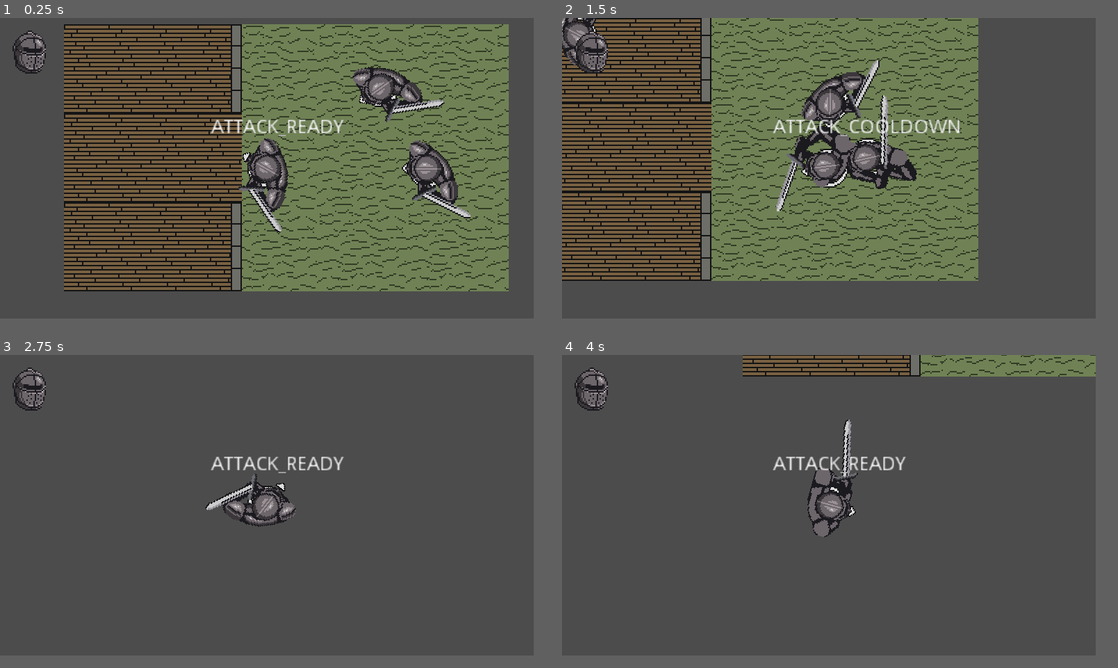
Above: before the commit, frames 1-4 (two rows, left to right).
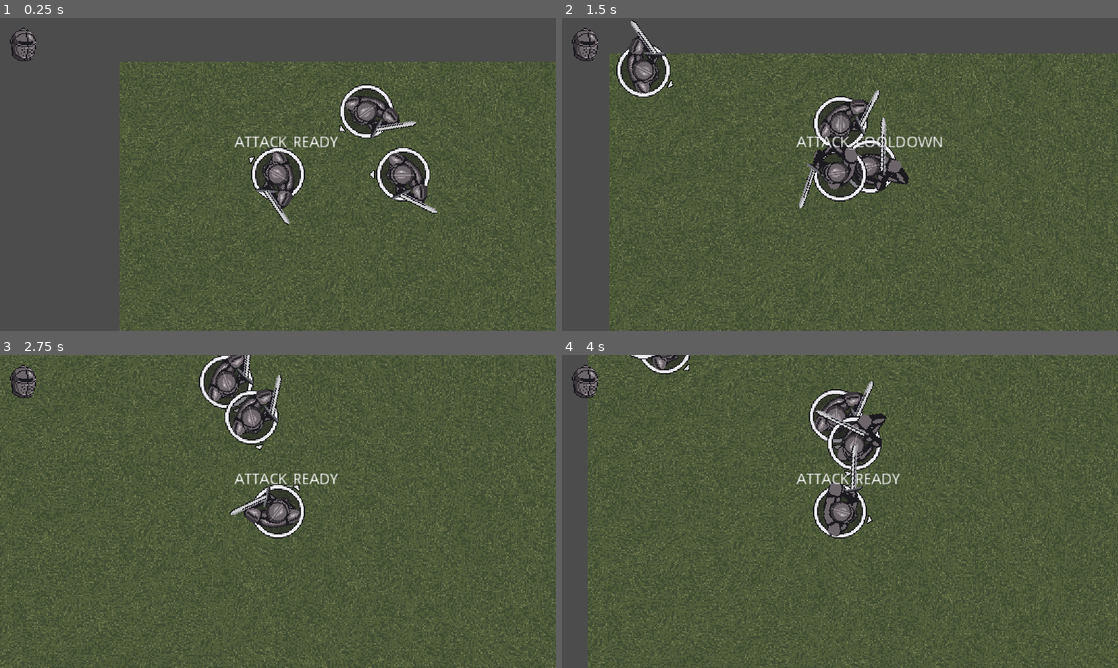
Above: after the commit, the same moments.

Repository: BGuerrero825/Slasher
Game: Godot game, scene res://Base.tscn
The game is run twice, just before and just after one commit, with the same random seed, the same clock (stepped at 60 frames per second) and the same inputs.
Inputs (mouse positions are in pixels of both pictures, inside the frame that each line leads up to):
- Up to frame 1 (0.25 s): no input
- Up to frame 2 (1.5 s): move the mouse to (945, 152) at 0.52 s; hold D (move_right) 0.53-1.28 s; tap 5 (5) at 0.6 s; right-click (945, 152) at 0.8 s; move the mouse to (723, 183) at 1.27 s; hold S (move_down) from 1.28 s (still down); right-click (723, 183) at 1.35 s
- Up to frame 3 (2.75 s): tap Space (dodge) at 1.55, 2.1 s; move the mouse to (322, 439) at 2.02 s; release S (move_down) at 2.03 s; hold D (move_right) from 2.03 s (still down); tap 5 (5) at 2.3 s
- Up to frame 4 (4 s): move the mouse to (801, 564) at 2.77 s; release D (move_right) at 2.78 s; hold Up (move_up) 2.78-3.53 s; tap 5 (5) at 2.85 s; right-click (801, 564) at 3.05 s; move the mouse to (990, 549) at 3.52 s; press the mouse at (990, 549) at 3.53 s; hold A (move_left) from 3.53 s (still down); tap Space (dodge) at 3.8 s
In our replay, the window is 768x432 before the commit and 800x450 after it. These sizes can differ from the game's own. Grey fills any space a smaller window leaves; there, only what the larger window draws over its background counts as a difference.

The runs differ from the first frame. In frame 1, 69% of the frame differs, in the area x 1-100%, y 2-100%; in frame 2, 70%, in the area x 0-100%, y 0-100%; in frame 3, 44%; in frame 4, 44%.

Commit message:
anim fixes and standardization

Diff:
--- a/Base.tscn
+++ b/Base.tscn
@@ -1,6 +1,6 @@
 [gd_scene load_steps=5 format=2]
 
-[ext_resource path="res://art/temp_background.png" type="Texture" id=1]
+[ext_resource path="res://art/grass_background.png" type="Texture" id=1]
 [ext_resource path="res://objects/npc.tscn" type="PackedScene" id=2]
 [ext_resource path="res://objects/player.tscn" type="PackedScene" id=3]
 [ext_resource path="res://art/helmet1_icon.png" type="Texture" id=4]
--- a/code/player.gd
+++ b/code/player.gd
@@ -25,7 +25,7 @@
 
 export var DODGE_TIMER = 0.15
 export var DODGE_COOLDOWN_TIME := 1.0
-export var DODGE_IMPULSE := 80_000
+export var DODGE_IMPULSE := 400
 
 enum {ATTACK_READY, LIGHT_WINDUP, HEAVY_WINDUP, LIGHT_ATTACKING,
 		HEAVY_ATTACKING, ATTACK_COOLDOWN, PARRY, KNOCKBACK, DODGE}
@@ -46,13 +46,12 @@
 var dodge_vel := Vector2(0.0, 0.0)
 
 onready var center = $center
-onready var animation = $center/AnimationPlayer
+onready var animation = $AnimationPlayer
 
 func _ready():
 	$"/root/Global".register_player(self)
 
 func _process(delta):
-
 	# COMBAT CODE
 	match current_state:
 		ATTACK_READY:
@@ -117,7 +116,7 @@
 			$debug_state.text = 'DODGE'
 			animation.play("Dodge")
 			if dodge_allowed:
-				velocity = velocity.normalized() * DODGE_IMPULSE * delta
+				velocity = velocity.normalized() * DODGE_IMPULSE
 
 			movement_allowed = false
 			dodge_allowed = false
@@ -127,7 +126,7 @@
 			if not $dodge_cooldown_timer.time_left > 0:
 				$dodge_cooldown_timer.start(DODGE_COOLDOWN_TIME)
 
-
+	#debug code for spawning an enemy
 	if Input.is_action_just_released("5"):
 		var new_NPC = NEW_NPC.instance()
 		get_tree().get_root().add_child(new_NPC)
@@ -191,7 +190,7 @@
 		print("BLOCKED ATTACK WITH I FRAME")
 
 	if player_health <= 0:
-		print("PLAYER IS FUCKING DEAD")
+		print("PLAYER IS DEAD. (just block lul)")
 
 
 func _on_blockbox_blocked_attack():
--- a/objects/npc.tscn
+++ b/objects/npc.tscn
@@ -1,15 +1,16 @@
-[gd_scene load_steps=10 format=2]
+[gd_scene load_steps=11 format=2]
 
-[ext_resource path="res://art/character_plate.png" type="Texture" id=1]
+[ext_resource path="res://art/base.png" type="Texture" id=1]
 [ext_resource path="res://art/direction_indicator.png" type="Texture" id=2]
 [ext_resource path="res://code/npc.gd" type="Script" id=3]
 [ext_resource path="res://code/hurtbox.gd" type="Script" id=4]
 [ext_resource path="res://art/knight.png" type="Texture" id=5]
+[ext_resource path="res://art/shadow.png" type="Texture" id=6]
 
-[sub_resource type="CircleShape2D" id=1]
+[sub_resource type="RectangleShape2D" id=1]
+extents = Vector2( 16, 24 )
 
-[sub_resource type="RectangleShape2D" id=2]
-extents = Vector2( 16, 24 )
+[sub_resource type="CircleShape2D" id=2]
 
 [sub_resource type="CircleShape2D" id=3]
 
@@ -43,16 +44,17 @@
 [node name="npc" type="KinematicBody2D"]
 script = ExtResource( 3 )
 
-[node name="CollisionShape2D" type="CollisionShape2D" parent="."]
-shape = SubResource( 1 )
+[node name="base" type="Sprite" parent="."]
+texture = ExtResource( 1 )
 
-[node name="character_plate" type="Sprite" parent="."]
-texture = ExtResource( 1 )
+[node name="Sprite" type="Sprite" parent="base"]
+show_behind_parent = true
+texture = ExtResource( 6 )
 
 [node name="center" type="Position2D" parent="."]
 
-[node name="direction_indicator" type="Sprite" parent="center"]
-position = Vector2( 16, 0 )
+[node name="arrow" type="Sprite" parent="center"]
+position = Vector2( 28.5, 0 )
 texture = ExtResource( 2 )
 
 [node name="character" type="Sprite" parent="center"]
@@ -65,8 +67,11 @@
 
 [node name="CollisionShape2D" type="CollisionShape2D" parent="center/hitbox"]
 position = Vector2( 24, 0 )
+shape = SubResource( 1 )
+disabled = true
+
+[node name="CollisionShape2D" type="CollisionShape2D" parent="."]
 shape = SubResource( 2 )
-disabled = true
 
 [node name="hurtbox" type="Area2D" parent="."]
 collision_layer = 0
--- a/objects/player.tscn
+++ b/objects/player.tscn
@@ -1,11 +1,12 @@
-[gd_scene load_steps=17 format=2]
+[gd_scene load_steps=18 format=2]
 
 [ext_resource path="res://art/knight.png" type="Texture" id=1]
 [ext_resource path="res://art/direction_indicator.png" type="Texture" id=2]
-[ext_resource path="res://art/character_plate.png" type="Texture" id=3]
+[ext_resource path="res://art/base.png" type="Texture" id=3]
 [ext_resource path="res://objects/hurtbox.gd" type="Script" id=4]
 [ext_resource path="res://code/player.gd" type="Script" id=5]
 [ext_resource path="res://objects/blockbox.gd" type="Script" id=6]
+[ext_resource path="res://art/shadow.png" type="Texture" id=7]
 
 [sub_resource type="RectangleShape2D" id=1]
 extents = Vector2( 16, 20 )
@@ -13,56 +14,55 @@
 [sub_resource type="RectangleShape2D" id=2]
 extents = Vector2( 16, 24 )
 
-[sub_resource type="Animation" id=10]
-resource_name = "Dodge"
+[sub_resource type="CircleShape2D" id=3]
+
+[sub_resource type="Animation" id=4]
 step = 0.05
 tracks/0/type = "value"
-tracks/0/path = NodePath("character:frame")
-tracks/0/interp = 1
-tracks/0/loop_wrap = true
-tracks/0/imported = false
-tracks/0/enabled = true
-tracks/0/keys = {
-"times": PoolRealArray( 0, 0.25 ),
+tracks/0/path = NodePath("center/character:frame")
+tracks/0/interp = 1
+tracks/0/loop_wrap = true
+tracks/0/imported = false
+tracks/0/enabled = true
+tracks/0/keys = {
+"times": PoolRealArray( 0, 0.35 ),
 "transitions": PoolRealArray( 1, 1 ),
 "update": 1,
 "values": [ 8, 0 ]
 }
 
-[sub_resource type="Animation" id=3]
-resource_name = "Heavy"
+[sub_resource type="Animation" id=5]
 length = 0.8
 step = 0.05
 tracks/0/type = "value"
-tracks/0/path = NodePath("character:frame")
-tracks/0/interp = 1
-tracks/0/loop_wrap = true
-tracks/0/imported = false
-tracks/0/enabled = true
-tracks/0/keys = {
+tracks/0/path = NodePath("center/hitbox/CollisionShape2D:disabled")
+tracks/0/interp = 1
+tracks/0/loop_wrap = true
+tracks/0/imported = false
+tracks/0/enabled = true
+tracks/0/keys = {
+"times": PoolRealArray( 0, 0.2, 0.6 ),
+"transitions": PoolRealArray( 1, 1, 1 ),
+"update": 1,
+"values": [ true, false, true ]
+}
+tracks/1/type = "value"
+tracks/1/path = NodePath("center/character:frame")
+tracks/1/interp = 1
+tracks/1/loop_wrap = true
+tracks/1/imported = false
+tracks/1/enabled = true
+tracks/1/keys = {
 "times": PoolRealArray( 0, 0.2, 0.4, 0.6, 0.8 ),
 "transitions": PoolRealArray( 1, 1, 1, 1, 1 ),
 "update": 1,
 "values": [ 5, 6, 6, 7, 0 ]
 }
-tracks/1/type = "value"
-tracks/1/path = NodePath("hitbox/CollisionShape2D:disabled")
-tracks/1/interp = 1
-tracks/1/loop_wrap = true
-tracks/1/imported = false
-tracks/1/enabled = true
-tracks/1/keys = {
-"times": PoolRealArray( 0, 0.2, 0.6 ),
-"transitions": PoolRealArray( 1, 1, 1 ),
-"update": 1,
-"values": [ true, false, true ]
-}
-
-[sub_resource type="Animation" id=4]
-resource_name = "Idle"
+
+[sub_resource type="Animation" id=6]
 loop = true
 tracks/0/type = "value"
-tracks/0/path = NodePath("character:frame")
+tracks/0/path = NodePath("center/character:frame")
 tracks/0/interp = 1
 tracks/0/loop_wrap = true
 tracks/0/imported = false
@@ -73,13 +73,24 @@
 "update": 1,
 "values": [ 0, 1 ]
 }
-
-[sub_resource type="Animation" id=5]
-resource_name = "Light"
+tracks/1/type = "value"
+tracks/1/path = NodePath("center/blockbox/CollisionShape2D:disabled")
+tracks/1/interp = 1
+tracks/1/loop_wrap = true
+tracks/1/imported = false
+tracks/1/enabled = true
+tracks/1/keys = {
+"times": PoolRealArray( 0 ),
+"transitions": PoolRealArray( 1 ),
+"update": 1,
+"values": [ true ]
+}
+
+[sub_resource type="Animation" id=7]
 length = 0.4
 step = 0.05
 tracks/0/type = "value"
-tracks/0/path = NodePath("character:frame")
+tracks/0/path = NodePath("center/character:frame")
 tracks/0/interp = 1
 tracks/0/loop_wrap = true
 tracks/0/imported = false
@@ -88,10 +99,10 @@
 "times": PoolRealArray( 0.05, 0.15, 0.3, 0.4 ),
 "transitions": PoolRealArray( 1, 1, 1, 1 ),
 "update": 1,
-"values": [ 2, 3, 3, 0 ]
-}
-tracks/1/type = "value"
-tracks/1/path = NodePath("hitbox/CollisionShape2D:disabled")
+"values": [ 3, 3, 8, 0 ]
+}
+tracks/1/type = "value"
+tracks/1/path = NodePath("center/hitbox/CollisionShape2D:disabled")
 tracks/1/interp = 1
 tracks/1/loop_wrap = true
 tracks/1/imported = false
@@ -103,37 +114,36 @@
 "values": [ true, false, true ]
 }
 
-[sub_resource type="Animation" id=6]
-resource_name = "Parry"
-length = 0.6
-tracks/0/type = "value"
-tracks/0/path = NodePath("character:frame")
-tracks/0/interp = 1
-tracks/0/loop_wrap = true
-tracks/0/imported = false
-tracks/0/enabled = true
-tracks/0/keys = {
-"times": PoolRealArray( 0, 0.5 ),
+[sub_resource type="Animation" id=8]
+length = 0.4
+tracks/0/type = "value"
+tracks/0/path = NodePath("center/character:frame")
+tracks/0/interp = 1
+tracks/0/loop_wrap = true
+tracks/0/imported = false
+tracks/0/enabled = true
+tracks/0/keys = {
+"times": PoolRealArray( 0, 0.4 ),
 "transitions": PoolRealArray( 1, 1 ),
 "update": 1,
 "values": [ 7, 0 ]
 }
 tracks/1/type = "value"
-tracks/1/path = NodePath("blockbox/CollisionShape2D:disabled")
-tracks/1/interp = 1
-tracks/1/loop_wrap = true
-tracks/1/imported = false
-tracks/1/enabled = true
-tracks/1/keys = {
-"times": PoolRealArray( 0, 0.5 ),
+tracks/1/path = NodePath("center/blockbox/CollisionShape2D:disabled")
+tracks/1/interp = 1
+tracks/1/loop_wrap = true
+tracks/1/imported = false
+tracks/1/enabled = true
+tracks/1/keys = {
+"times": PoolRealArray( 0, 0.4 ),
 "transitions": PoolRealArray( 1, 1 ),
 "update": 1,
 "values": [ false, true ]
 }
 
-[sub_resource type="Animation" id=7]
-tracks/0/type = "value"
-tracks/0/path = NodePath("character:frame")
+[sub_resource type="Animation" id=9]
+tracks/0/type = "value"
+tracks/0/path = NodePath("center/character:frame")
 tracks/0/interp = 1
 tracks/0/loop_wrap = true
 tracks/0/imported = false
@@ -145,9 +155,9 @@
 "values": [ 2 ]
 }
 
-[sub_resource type="Animation" id=8]
-tracks/0/type = "value"
-tracks/0/path = NodePath("character:frame")
+[sub_resource type="Animation" id=10]
+tracks/0/type = "value"
+tracks/0/path = NodePath("center/character:frame")
 tracks/0/interp = 1
 tracks/0/loop_wrap = true
 tracks/0/imported = false
@@ -158,8 +168,6 @@
 "update": 1,
 "values": [ 4 ]
 }
-
-[sub_resource type="CircleShape2D" id=9]
 
 [node name="player" type="KinematicBody2D"]
 script = ExtResource( 5 )
@@ -168,17 +176,20 @@
 show_behind_parent = true
 texture = ExtResource( 3 )
 
+[node name="shadow" type="Sprite" parent="base"]
+show_behind_parent = true
+texture = ExtResource( 7 )
+
 [node name="center" type="Position2D" parent="."]
 
 [node name="arrow" type="Sprite" parent="center"]
-position = Vector2( 17.5, 0 )
+position = Vector2( 28.5, 0 )
 texture = ExtResource( 2 )
 
 [node name="character" type="Sprite" parent="center"]
 rotation = 1.5708
 texture = ExtResource( 1 )
 hframes = 10
-frame = 8
 
 [node name="hitbox" type="Area2D" parent="center"]
 collision_layer = 2
@@ -199,24 +210,15 @@
 shape = SubResource( 2 )
 disabled = true
 
-[node name="AnimationPlayer" type="AnimationPlayer" parent="center"]
-anims/Dodge = SubResource( 10 )
-anims/Heavy = SubResource( 3 )
-anims/Idle = SubResource( 4 )
-anims/Light = SubResource( 5 )
-anims/Parry = SubResource( 6 )
-anims/Prep = SubResource( 7 )
-anims/Windup = SubResource( 8 )
-
 [node name="CollisionShape2D" type="CollisionShape2D" parent="."]
-shape = SubResource( 9 )
+shape = SubResource( 3 )
 
 [node name="hurtbox" type="Area2D" parent="."]
 collision_layer = 0
 script = ExtResource( 4 )
 
 [node name="CollisionShape2D" type="CollisionShape2D" parent="hurtbox"]
-shape = SubResource( 9 )
+shape = SubResource( 3 )
 
 [node name="debug_state" type="Label" parent="."]
 margin_left = -40.0
@@ -226,6 +228,15 @@
 __meta__ = {
 "_edit_use_anchors_": false
 }
+
+[node name="AnimationPlayer" type="AnimationPlayer" parent="."]
+anims/Dodge = SubResource( 4 )
+anims/Heavy = SubResource( 5 )
+anims/Idle = SubResource( 6 )
+anims/Light = SubResource( 7 )
+anims/Parry = SubResource( 8 )
+anims/Prep = SubResource( 9 )
+anims/Windup = SubResource( 10 )
 
 [node name="attack_cooldown_timer" type="Timer" parent="."]
 one_shot = true
--- a/project.godot
+++ b/project.godot
@@ -25,8 +25,8 @@
 
 [display]
 
-window/size/width=384
-window/size/height=216
+window/size/width=512
+window/size/height=288
 window/size/test_width=1280
 window/size/test_height=720
 window/stretch/mode="2d"
Binary file added: art/base.png
Not shown, added: art/base.png.import
Binary file added: art/grass_background.png
Not shown, added: art/grass_background.png.import
Binary file changed: art/helmet1_icon.png
Binary file changed: art/knight.ase
Binary file added: art/shadow.png
Not shown, added: art/shadow.png.import
